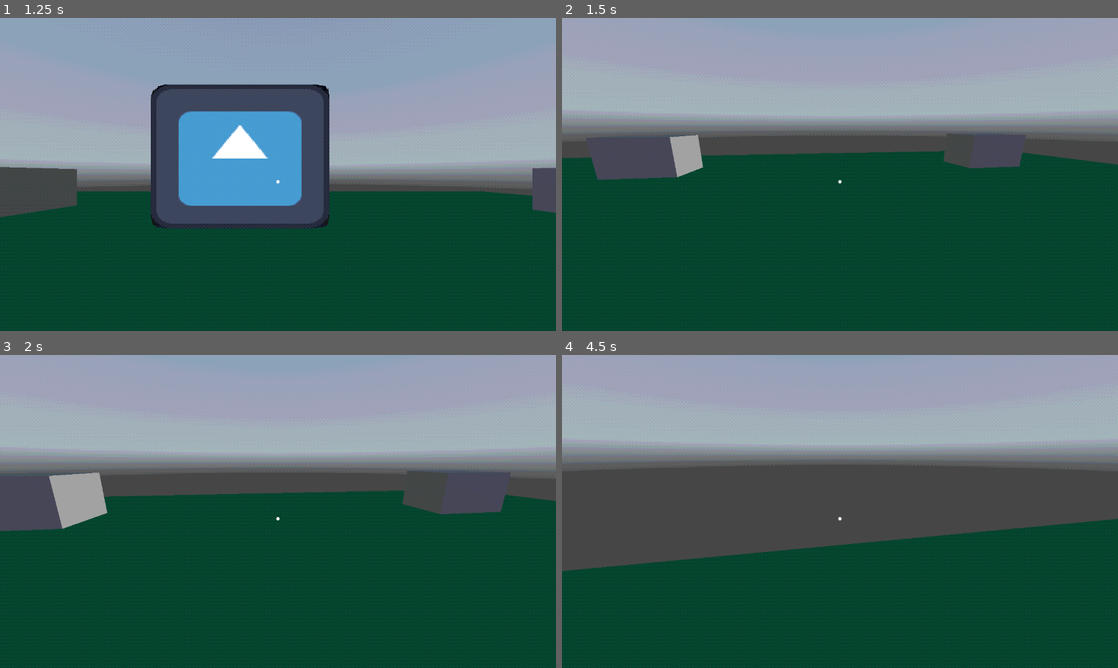
Above: before the commit, frames 1-4 (two rows, left to right).
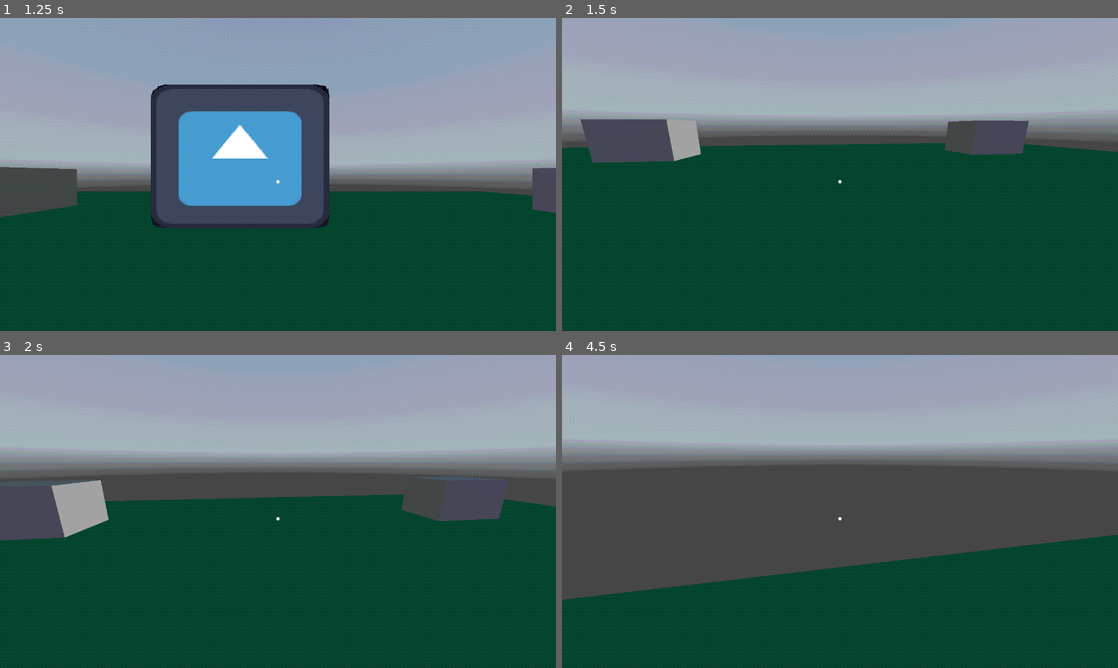
Above: after the commit, the same moments.

Repository: dlasntra/laniebla
Game: Godot game, scene res://Niveles/menu.tscn
The game is run twice, just before and just after one commit, with the same random seed, the same clock (stepped at 60 frames per second) and the same inputs. The engine's default icon, where the game draws it, is replaced by a stand-in: a white triangle on a blue panel in a dark square. A sky picture missing from this copy of the repository is replaced by a grey-blue gradient. Video files are missing from this copy of the repository; at most half a second of black plays in their place.
Inputs (mouse positions are in pixels of both pictures, inside the frame that each line leads up to):
- Up to frame 1 (1.25 s): click "Jugar" at 0.5 s
- Up to frame 2 (1.5 s): tap Enter (ui_accept) at 1.25, 1.35 s; move the mouse to (867, 174) at 1.27 s; hold W (Arriba) from 1.28 s (still down)
- Up to frame 3 (2 s): keep holding W (Arriba); tap Space (Saltar) at 1.52, 1.55, 1.82 s
- Up to frame 4 (4.5 s): keep holding W (Arriba); move the mouse to (812, 511) at 2.02 s; tap Space (Saltar) at 2.1, 2.27, 2.57, 3.05, 3.77, 4.07 s; tap Enter (ui_accept) at 2.3, 3.6, 4.35 s; move the mouse to (851, 505) at 2.77 s; tap E (Accion) at 2.85 s; move the mouse to (834, 517) at 3.52 s; move the mouse to (878, 514) at 4.27 s

Frame 1 is identical in both runs. In frame 2, 5.0% of the frame differs, in the area x 0-100%, y 32-52%; in frame 3, 2.1%; in frame 4, 7.1%, in the area x 0-100%, y 52-79%.

Commit message:
Controles Mando

Diff:
--- a/Scripts/Scripts Prefab/jugador.gd
+++ b/Scripts/Scripts Prefab/jugador.gd
@@ -22,14 +22,13 @@
 		camera.rotate_x(-event.relative.y * SENSITIVITY)
 		camera.rotation.x = clamp(camera.rotation.x, deg_to_rad(-40), deg_to_rad(60))
 
-
 func _physics_process(delta):
 	# Add the gravity.
 	if not is_on_floor():
 		velocity.y -= gravity * delta
 
 	# Handle jump.
-	if Input.is_action_just_pressed("ui_accept") and is_on_floor():
+	if Input.is_action_just_pressed("Saltar") and is_on_floor():
 		velocity.y = JUMP_VELOCITY
 
 	# Get the input direction and handle the movement/deceleration.
--- a/project.godot
+++ b/project.godot
@@ -30,31 +30,57 @@
 Arriba={
 "deadzone": 0.5,
 "events": [Object(InputEventKey,"resource_local_to_scene":false,"resource_name":"","device":-1,"window_id":0,"alt_pressed":false,"shift_pressed":false,"ctrl_pressed":false,"meta_pressed":false,"pressed":false,"keycode":0,"physical_keycode":87,"key_label":0,"unicode":119,"echo":false,"script":null)
+, Object(InputEventJoypadMotion,"resource_local_to_scene":false,"resource_name":"","device":-1,"axis":1,"axis_value":-1.0,"script":null)
 ]
 }
 Abajo={
 "deadzone": 0.5,
 "events": [Object(InputEventKey,"resource_local_to_scene":false,"resource_name":"","device":-1,"window_id":0,"alt_pressed":false,"shift_pressed":false,"ctrl_pressed":false,"meta_pressed":false,"pressed":false,"keycode":0,"physical_keycode":83,"key_label":0,"unicode":115,"echo":false,"script":null)
+, Object(InputEventJoypadMotion,"resource_local_to_scene":false,"resource_name":"","device":-1,"axis":1,"axis_value":1.0,"script":null)
 ]
 }
 Izquierda={
 "deadzone": 0.5,
 "events": [Object(InputEventKey,"resource_local_to_scene":false,"resource_name":"","device":-1,"window_id":0,"alt_pressed":false,"shift_pressed":false,"ctrl_pressed":false,"meta_pressed":false,"pressed":false,"keycode":0,"physical_keycode":65,"key_label":0,"unicode":97,"echo":false,"script":null)
+, Object(InputEventJoypadMotion,"resource_local_to_scene":false,"resource_name":"","device":-1,"axis":0,"axis_value":-1.0,"script":null)
 ]
 }
 Derecha={
 "deadzone": 0.5,
 "events": [Object(InputEventKey,"resource_local_to_scene":false,"resource_name":"","device":-1,"window_id":0,"alt_pressed":false,"shift_pressed":false,"ctrl_pressed":false,"meta_pressed":false,"pressed":false,"keycode":0,"physical_keycode":68,"key_label":0,"unicode":100,"echo":false,"script":null)
+, Object(InputEventJoypadMotion,"resource_local_to_scene":false,"resource_name":"","device":-1,"axis":0,"axis_value":1.0,"script":null)
 ]
 }
 Saltar={
 "deadzone": 0.5,
 "events": [Object(InputEventKey,"resource_local_to_scene":false,"resource_name":"","device":-1,"window_id":0,"alt_pressed":false,"shift_pressed":false,"ctrl_pressed":false,"meta_pressed":false,"pressed":false,"keycode":0,"physical_keycode":32,"key_label":0,"unicode":32,"echo":false,"script":null)
+, Object(InputEventJoypadButton,"resource_local_to_scene":false,"resource_name":"","device":-1,"button_index":2,"pressure":0.0,"pressed":true,"script":null)
 ]
 }
 Accion={
 "deadzone": 0.5,
 "events": [Object(InputEventKey,"resource_local_to_scene":false,"resource_name":"","device":-1,"window_id":0,"alt_pressed":false,"shift_pressed":false,"ctrl_pressed":false,"meta_pressed":false,"pressed":false,"keycode":0,"physical_keycode":69,"key_label":0,"unicode":101,"echo":false,"script":null)
+, Object(InputEventJoypadButton,"resource_local_to_scene":false,"resource_name":"","device":-1,"button_index":0,"pressure":0.0,"pressed":true,"script":null)
+]
+}
+mirar_arriba={
+"deadzone": 0.5,
+"events": [Object(InputEventJoypadMotion,"resource_local_to_scene":false,"resource_name":"","device":-1,"axis":3,"axis_value":-1.0,"script":null)
+]
+}
+mirar_abajo={
+"deadzone": 0.5,
+"events": [Object(InputEventJoypadMotion,"resource_local_to_scene":false,"resource_name":"","device":-1,"axis":3,"axis_value":1.0,"script":null)
+]
+}
+mirar_izquierda={
+"deadzone": 0.5,
+"events": [Object(InputEventJoypadMotion,"resource_local_to_scene":false,"resource_name":"","device":-1,"axis":2,"axis_value":-1.0,"script":null)
+]
+}
+mirar_derecha={
+"deadzone": 0.5,
+"events": [Object(InputEventJoypadMotion,"resource_local_to_scene":false,"resource_name":"","device":-1,"axis":2,"axis_value":1.0,"script":null)
 ]
 }
 
Not shown, changed: README.md
